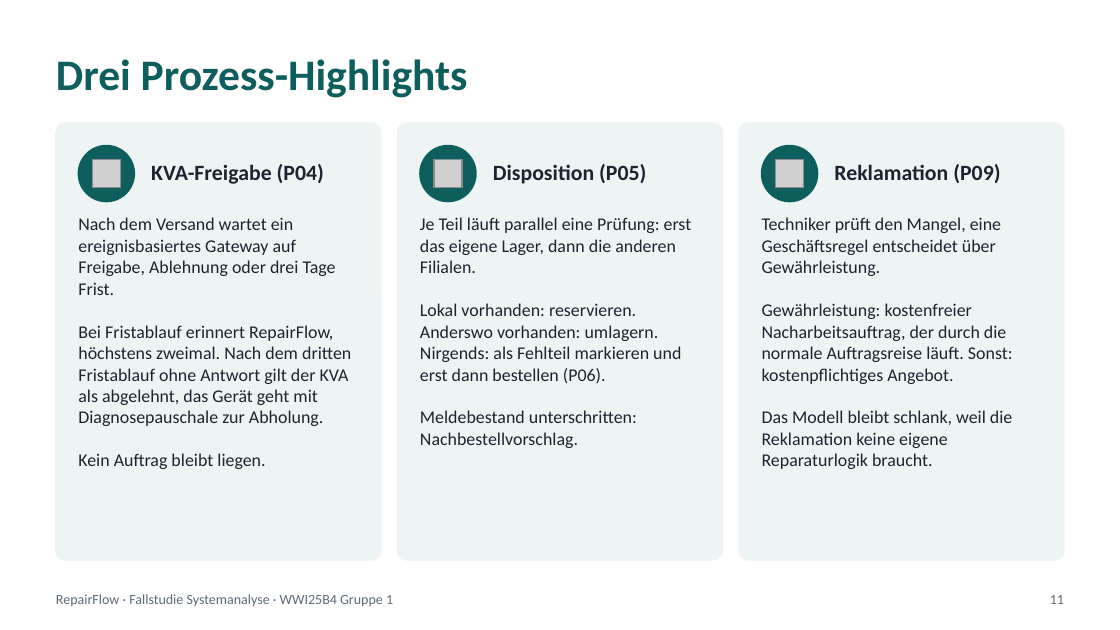
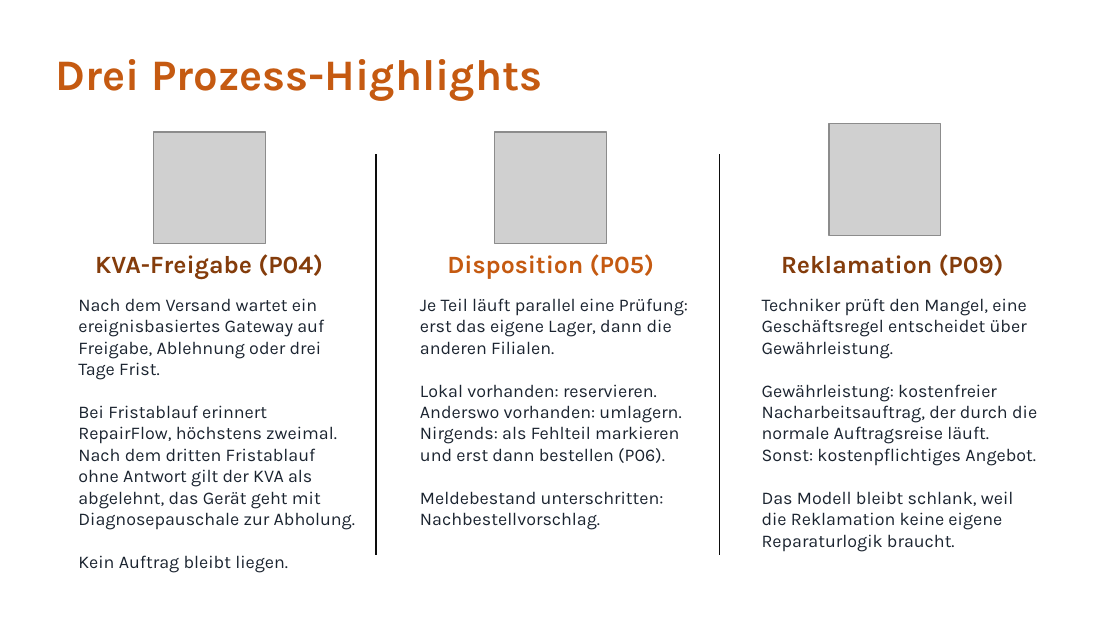
Before and after one commit to jakobschwan123-cmd/casestudy-semester-3, a slide deck: slide 11 of 4_praesentation/Abschlusspraesentation.pptx. Drawn at 1120x630 pixels with LibreOffice and Linux fonts; fonts in the diff are those of the drawing; grey boxes stand for pictures. Boxes give left, top, right and bottom in pixels: in the first picture for what was removed or moved away, otherwise in the second. Text is boxed around its words. In the diff, an @@ line names an element or a change of style, - is before the commit and + after.

```diff
--- a/4_praesentation/Abschlusspraesentation.pptx
+++ b/4_praesentation/Abschlusspraesentation.pptx
@@ text "Drei Prozess-Highlights" at [56, 59, 542, 101]: font Calibri to Karla, text colour #0E5E5E to #C55A11 @@
@@ rounded rectangle removed at [56, 123, 381, 560] @@
@@ ellipse removed at [78, 146, 134, 202] @@
@@ picture added at [153, 132, 265, 244] @@
@@ rounded rectangle removed at [398, 123, 722, 560] @@
@@ ellipse removed at [420, 146, 476, 202] @@
@@ picture added at [495, 132, 607, 244] @@
@@ rounded rectangle removed at [739, 123, 1064, 560] @@
@@ ellipse removed at [762, 146, 818, 202] @@
@@ picture added at [829, 124, 941, 236] @@
@@ picture removed at [92, 160, 120, 188] @@
@@ line added from (376, 155) to (376, 554), #0D0D0D 1 pt @@
@@ picture removed at [435, 160, 463, 188] @@
@@ line added from (720, 155) to (720, 554), #0D0D0D 1 pt @@
@@ picture removed at [775, 160, 803, 188] @@
@@ text "KVA-Freigabe (P04)": place and size @@
-text "KVA-Freigabe (P04)" at [151, 164, 324, 184]
+text "KVA-Freigabe (P04)" at [95, 254, 323, 279]
@@ text "KVA-Freigabe (P04)" at [95, 254, 323, 279]: size 14 to 16 pt, font Calibri to Karla, text colour #1B2430 to #843C0B; alignment left to centre @@
@@ text "Disposition (P05)": place and size @@
-text "Disposition (P05)" at [493, 164, 646, 184]
+text "Disposition (P05)" at [447, 254, 654, 279]
@@ text "Disposition (P05)" at [447, 254, 654, 279]: size 14 to 16 pt, font Calibri to Karla, text colour #1B2430 to #C55A11; alignment left to centre @@
@@ text "Reklamation (P09)" at [781, 254, 1004, 276]: size 14 to 16 pt, font Calibri to Karla, text colour #1B2430 to #843C0B; alignment left to centre @@
@@ text "Reklamation (P09)": place and size @@
-text "Reklamation (P09)" at [834, 164, 1000, 183]
+text "Reklamation (P09)" at [781, 254, 1004, 276]
@@ 3 texts: place and size @@
-3 texts at [78, 217, 1013, 469]
+3 texts at [78, 298, 1037, 573]
@@ font Calibri to Karla in 3 elements at [78, 298, 355, 573], [420, 298, 688, 530], [762, 298, 1037, 552] @@
@@ text removed at [56, 594, 393, 607] @@
-RepairFlow · Fallstudie Systemanalyse · WWI25B4 Gruppe 1
@@ text removed at [1050, 595, 1064, 604] @@
-11
```
Also in this commit, not shown: 16 other slides changed, 1 slide added, 1 slide removed.
